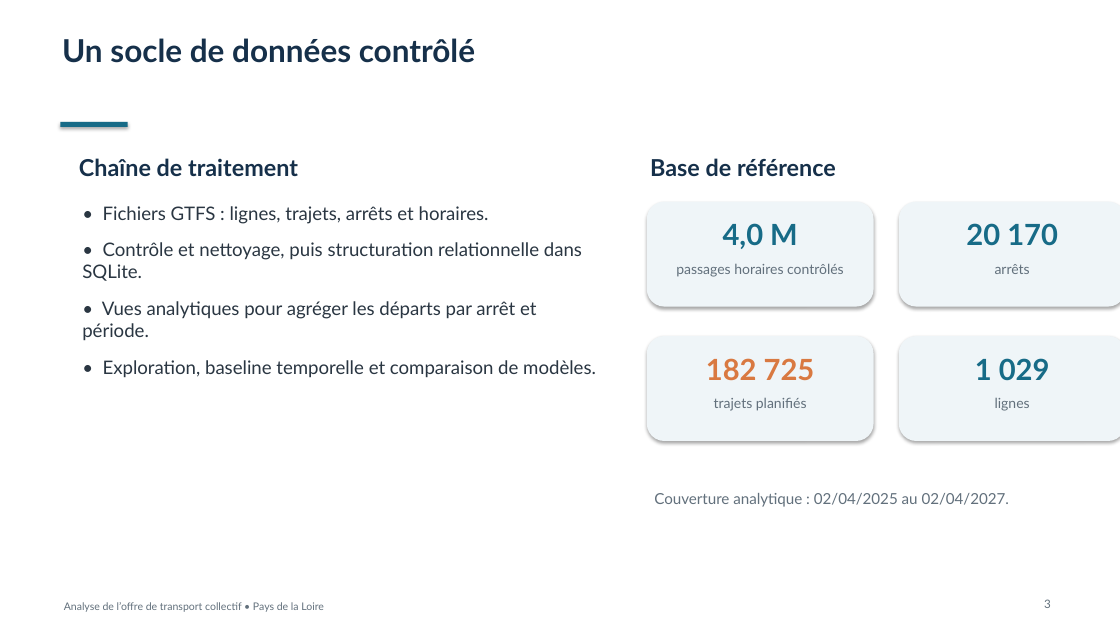
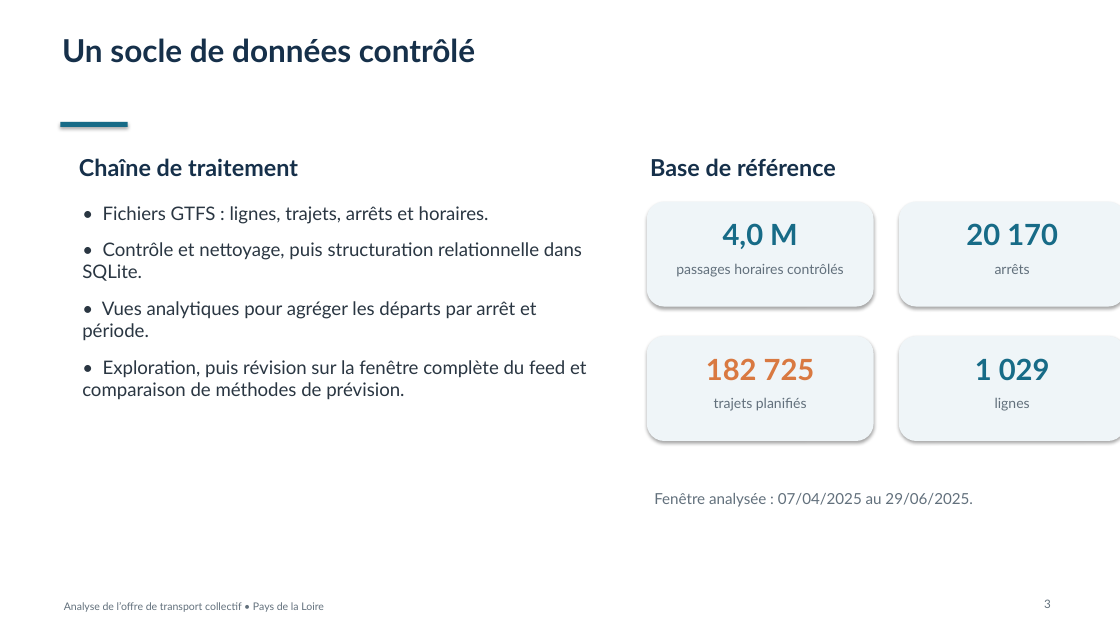
Before and after one commit to pat-pajero85/PROJET-FINAL-PATRICK, a slide deck: slide 3 of reports/presentation_analyse_mobilite.pptx. Drawn at 1120x630 pixels with LibreOffice and Linux fonts; fonts in the diff are those of the drawing. Boxes give left, top, right and bottom in pixels: in the first picture for what was removed or moved away, otherwise in the second. Text is boxed around its words. In the diff, an @@ line names an element or a change of style, - is before the commit and + after.

Commit message:
Consolidation : présentation alignée sur l'étape 7, README unifié
- generer_presentation.py : la diapositive de prévision de l'étape 6 est
  remplacée par trois diapositives issues de l'étape 7 (fenêtre complète
  du feed, faible desserte par réseau, comparaison des 5 méthodes) ;
  la période affichée correspond à la fenêtre 07/04–29/06/2025.
- Présentation PowerPoint régénérée (9 diapositives).
- README : section API dédoublonnée, bloc de code corrigé, arborescence
  et tableau des documents (avec docs/09), parcours de vérification
  étendu aux scripts 05–08 et à la présentation, inventaire de reports/.
- API et script 03 : chemin de la base configurable via GTFS_DB_PATH
  (GTFS_DATABASE toujours accepté), délai d'attente SQLite de 30 s.
- Rapport de validation de la base mis à jour après exclusion des
  passages sans montée possible.

```diff
--- a/reports/presentation_analyse_mobilite.pptx
+++ b/reports/presentation_analyse_mobilite.pptx
@@ text at bbox=[82, 360, 586, 400]: text changed @@
-• Exploration, baseline temporelle et comparaison de modèles.
+• Exploration, puis révision sur la fenêtre complète du feed et comparaison de méthodes de prévision.
@@ text at bbox=[654, 493, 972, 507]: text changed @@
-Couverture analytique : 02/04/2025 au 02/04/2027.
+Fenêtre analysée : 07/04/2025 au 29/06/2025.
```
Also in this commit, not shown: 3 other slides changed, 3 slides added, 1 slide removed, 5 other files.
